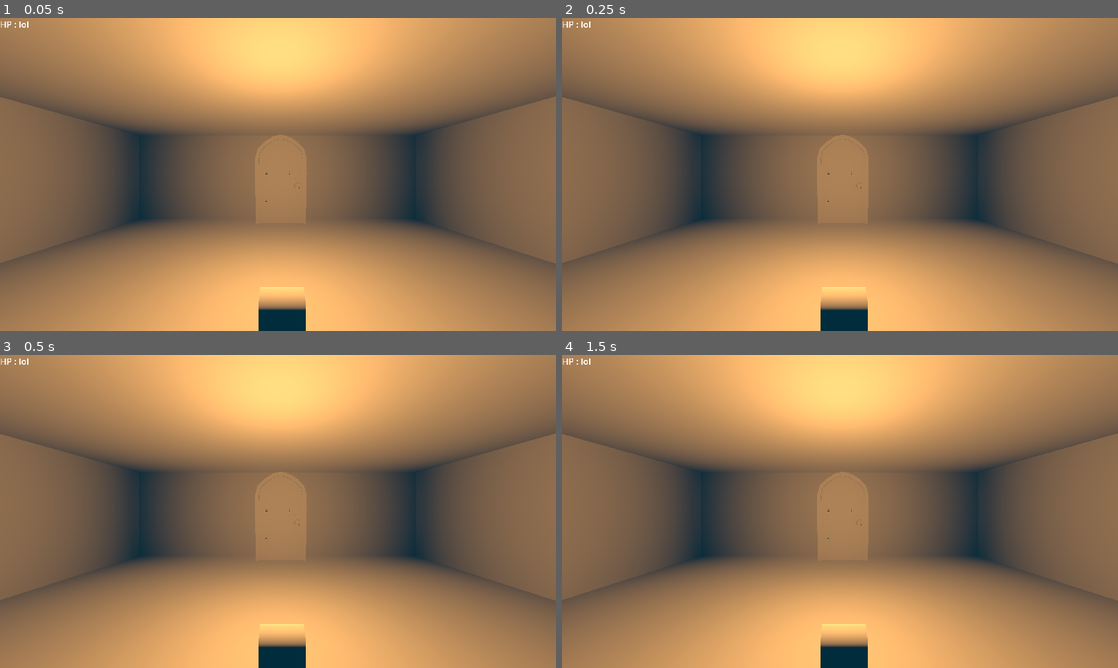
Above: before the commit, frames 1-4 (two rows, left to right).
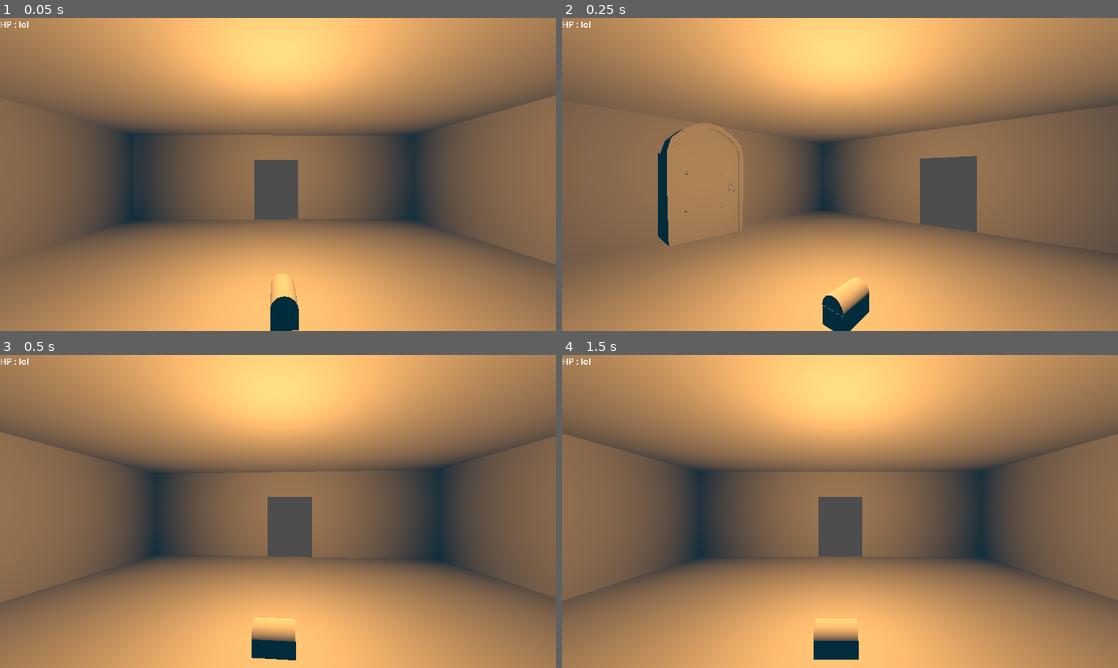
Above: after the commit, the same moments.

Repository: KoolDouds/GGJ-2025
Game: Godot game, scene res://combat-proto2.tscn
The game is run twice, just before and just after one commit, with the same random seed, the same clock (stepped at 60 frames per second) and the same inputs. This scene is started directly instead of the project's main scene.
Inputs:
- Up to frame 1 (0.05 s): no input
- Up to frame 2 (0.25 s): no input
- Up to frame 3 (0.5 s): no input
- Up to frame 4 (1.5 s): hold Keypad 9 (rotate_right) 0.53-1.28 s; tap Keypad 5 (center) at 0.6, 1.35 s; tap Enter at 1.25 s; hold Down (back) from 1.28 s (still down)

The runs differ from the first frame. In frame 1, 2.4% of the frame differs, in the area x 0-100%, y 24-100%; in frame 2, 22%, in the area x 0-100%, y 25-100%; in frame 3, 9.6%; in frame 4, 2.7%.
Error in both runs: Cannot call method 'instantiate' on a null value. (res://Script/combat_controls.gd:12)

Commit message:
Rotation

Diff:
--- a/DungeonCrawling/crawling.gd
+++ b/DungeonCrawling/crawling.gd
@@ -13,8 +13,11 @@
 var checking_inventory := false
 var inventory : Inventory
 var hands : Hands
+var traveling := false
+var rot
 
 func _ready():
+	rot = player_ori.angle()
 	hands = get_tree().get_first_node_in_group("hands")
 	inventory = get_tree().get_first_node_in_group("inventory")
 	var room_list = $Center.get_children()
@@ -54,7 +57,7 @@
 			vec = rotate_vector_90d(vec)
 
 func is_crawling():
-	return hands.manager == null
+	return hands.manager == null and !traveling
 
 func pos_to_coord(pos:Vector3, half_rounded := false) -> Vector2:
 	if (!half_rounded):
@@ -86,11 +89,18 @@
 		if (is_crawling()):
 			interact()
 
-	rotation = -Vector3(0,player_ori.angle(),0)
-	center.position = Vector3(player_coord.y,0,player_coord.x)*room_length
+	rotation.y = lerp(rotation.y, rot, 0.2)
+	center.position = lerp(center.position, Vector3(player_coord.y,0,player_coord.x)*room_length, 0.8)
 
 	# DebugMovesVisual
 	#queue_redraw()
+
+func modulo_float(a,b):
+	while a < 0:
+		a+=b
+	while (a >=b):
+		a-=b
+	return a
 
 func interact():
 	if (loots.has(player_coord)):
@@ -110,8 +120,10 @@
 
 func rotate_vector_90d(vec,clock_wise := true):
 	if (clock_wise):
+		rot+=PI/2
 		return Vector2(vec.y*-1, vec.x)
 	elif (!clock_wise):
+		rot-=PI/2
 		return Vector2(vec.y, vec.x*-1)
 
 #func _draw():
--- a/game.tscn
+++ b/game.tscn
@@ -35,13 +35,17 @@
 
 [node name="Hands" parent="SubViewportContainer/SubViewport/Camera3D/Node3D" instance=ExtResource("1_dp6cy")]
 
+[node name="OmniLight3D" type="OmniLight3D" parent="SubViewportContainer/SubViewport/Camera3D"]
+transform = Transform3D(1, 0, 0, 0, 1, 0, 0, 0, 1, 0, 0, -0.584008)
+light_energy = 0.5
+
 [node name="Inventaire" type="Node3D" parent="SubViewportContainer/SubViewport" node_paths=PackedStringArray("display_parent") groups=["inventory"]]
 script = ExtResource("3_yhw81")
-item_list = Array[ExtResource("4_grple")]([ExtResource("5_dri4y"), ExtResource("6_5npxu"), ExtResource("7_ikqfe")])
+item_list = Array[ExtResource("4_grple")]([ExtResource("5_dri4y"), ExtResource("6_5npxu"), ExtResource("7_ikqfe"), ExtResource("8_7wdci")])
 display_parent = NodePath("Display")
 
 [node name="Display" type="Node3D" parent="SubViewportContainer/SubViewport/Inventaire"]
-transform = Transform3D(1, 0, 0, 0, 1, 0, 0, 0, 1, 0, 1.00842, 0)
+transform = Transform3D(1.8, 0, 0, 0, 1.8, 0, 0, 0, 1.8, 0, 1.00842, 0)
 
 [node name="HPManager" parent="SubViewportContainer/SubViewport" instance=ExtResource("3_4lh60")]
 
--- a/heal_potion.tres
+++ b/heal_potion.tres
@@ -1,9 +1,9 @@
-[gd_resource type="Resource" script_class="Weapon" load_steps=6 format=3 uid="uid://dlbp8rnaeeds5"]
+[gd_resource type="Resource" script_class="Weapon" load_steps=6 format=3 uid="uid://degkwim0ejhb5"]
 
 [ext_resource type="Script" path="res://DungeonCrawling/ItemFunction.gd" id="1_x52fd"]
 [ext_resource type="Script" path="res://Script/weapon.gd" id="2_7vwwm"]
 [ext_resource type="Script" path="res://heal.gd" id="2_sncj4"]
-[ext_resource type="PackedScene" uid="uid://dvocb5kipotoh" path="res://Art/Darkbubulle Dagger.fbx" id="3_xjp2x"]
+[ext_resource type="PackedScene" uid="uid://c064fwryli2th" path="res://potion_test_1.tscn" id="3_qwu12"]
 
 [sub_resource type="Resource" id="Resource_icwjw"]
 script = ExtResource("2_sncj4")
@@ -16,4 +16,4 @@
 post_time = 0.5
 dmg = 0
 functions = Array[ExtResource("1_x52fd")]([SubResource("Resource_icwjw")])
-gfx = ExtResource("3_xjp2x")
+gfx = ExtResource("3_qwu12")
--- a/inventaire.gd
+++ b/inventaire.gd
@@ -14,6 +14,7 @@
 	visible = opened
 	if (opened):
 		update_display_pos()
+
 
 func switch_with_hands(hand : Hand):
 	var item_to_store = hand.weapon
@@ -40,7 +41,7 @@
 
 func update_display_pos():
 	var rot :=(TAU/item_list.size()*selected_idx)
-	display_parent.rotation = Vector3.UP*(rot - PI/2)
+	display_parent.rotation = lerp(display_parent.rotation, Vector3.UP*(rot - PI/2),0.5)
 
 
 func add_item(weapon : Weapon):
--- /dev/null
+++ b/potion_test_1.tscn
@@ -0,0 +1,6 @@
+[gd_scene load_steps=2 format=3 uid="uid://c064fwryli2th"]
+
+[ext_resource type="PackedScene" uid="uid://duiqkrek2pii1" path="res://potion_test_1.fbx" id="1_5xtme"]
+
+[node name="potion_test_1" instance=ExtResource("1_5xtme")]
+transform = Transform3D(0.15, 0, 0, 0, 0.15, 0, 0, 0, 0.15, 0, 0, 0)
Binary file added: bouche_trou.fbx
Not shown, added: bouche_trou.fbx.import
